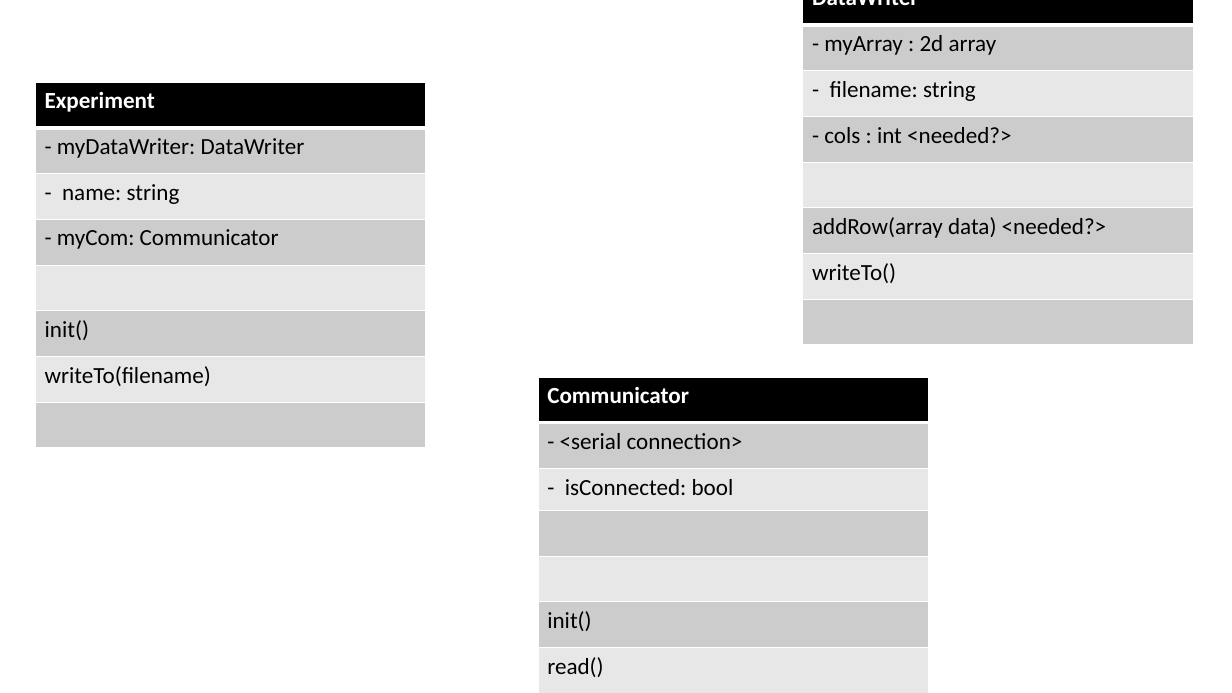
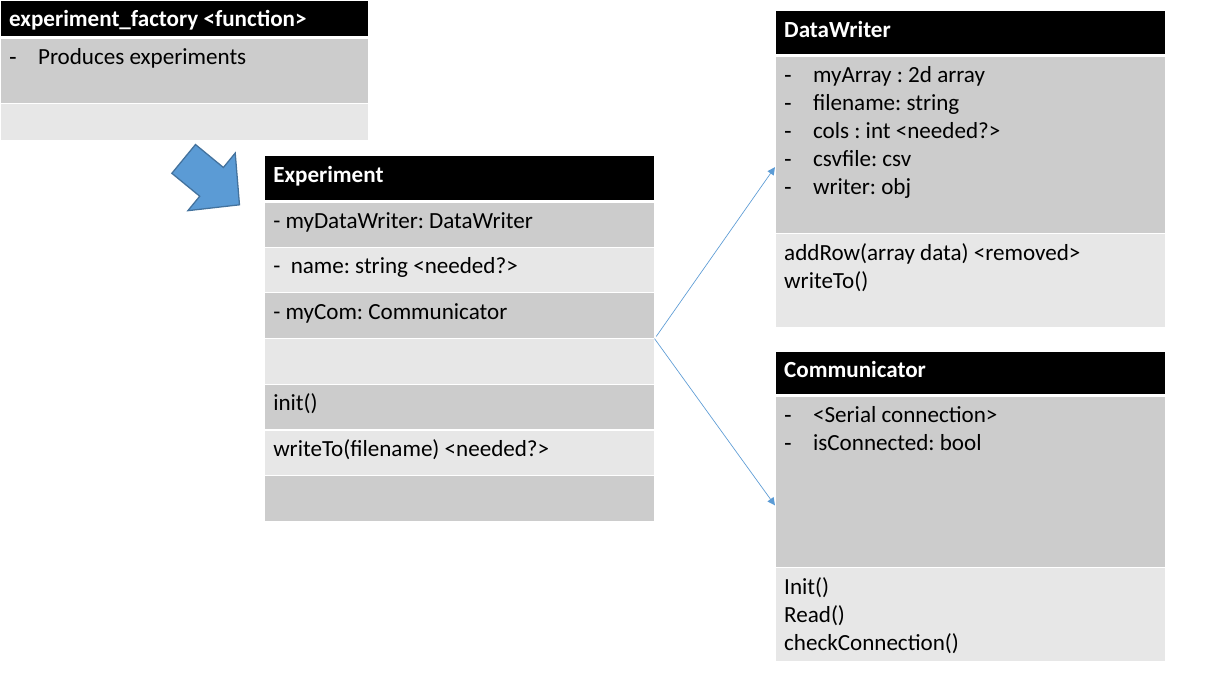
Before and after one commit to Steven-Reeves/Rocksat-C_DMS, a slide deck: slide 1 of DMS_UML.pptx (slide 2 before the commit). Drawn at 1232x693 pixels with LibreOffice and Linux fonts; fonts in the diff are those of the drawing. Boxes give left, top, right and bottom in pixels: in the first picture for what was removed or moved away, otherwise in the second. Text is boxed around its words. In the diff, an @@ line names an element or a change of style, - is before the commit and + after.

```diff
--- a/DMS_UML.pptx
+++ b/DMS_UML.pptx
@@ table added at box(0, 0, 368, 139), 3 rows, 1 columns @@
+experiment_factory <function>
+Produces experiments
+
@@ table at box(775, 11, 1166, 323) @@
-row 2: - myArray : 2d array
-row 3: - filename: string
-row 4: - cols : int <needed?>
-row 5: 
-row 6: addRow(array data) <needed?>
-row 7: writeTo()
-row 8: 
+row 2: myArray : 2d array / filename: string / cols : int <needed?> / csvfile: csv / writer: obj
+row 3: addRow(array data) <removed> / writeTo()
@@ table: place and size @@
-table at box(803, 0, 1194, 346)
+table at box(775, 11, 1166, 323)
@@ right arrow added at box(160, 131, 263, 234), fill #5B9BD5, outline #43739E 1 pt @@
@@ table at box(264, 156, 655, 522) @@
-row 3, column 1: - name: string
+row 3, column 1: - name: string <needed?>
-row 7, column 1: writeTo(filename)
+row 7, column 1: writeTo(filename) <needed?>
@@ table: place and size @@
-table at box(35, 82, 426, 448)
+table at box(264, 156, 655, 522)
@@ arrow added from (656, 336) to (775, 167), #5B9BD5 0.5 pt @@
@@ arrow added from (654, 339) to (775, 506), #5B9BD5 0.5 pt @@
@@ table at box(775, 351, 1166, 660) @@
-row 2: - <serial connection>
-row 3: - isConnected: bool
-row 4: 
-row 5: 
-row 6: init()
-row 7: read()
-row 8: checkConnection()
+row 2: <Serial connection> / isConnected: bool
+row 3: Init() / Read() / checkConnection()
@@ table: place and size @@
-table at box(538, 377, 929, 693)
+table at box(775, 351, 1166, 660)
```
Also in this commit, not shown: 1 slide removed, 1 other file.
